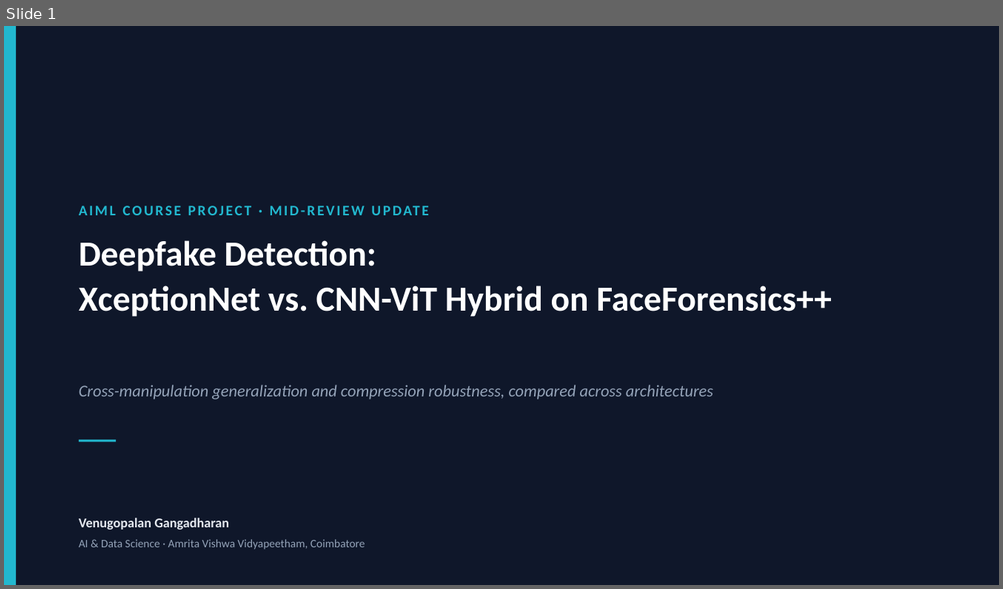
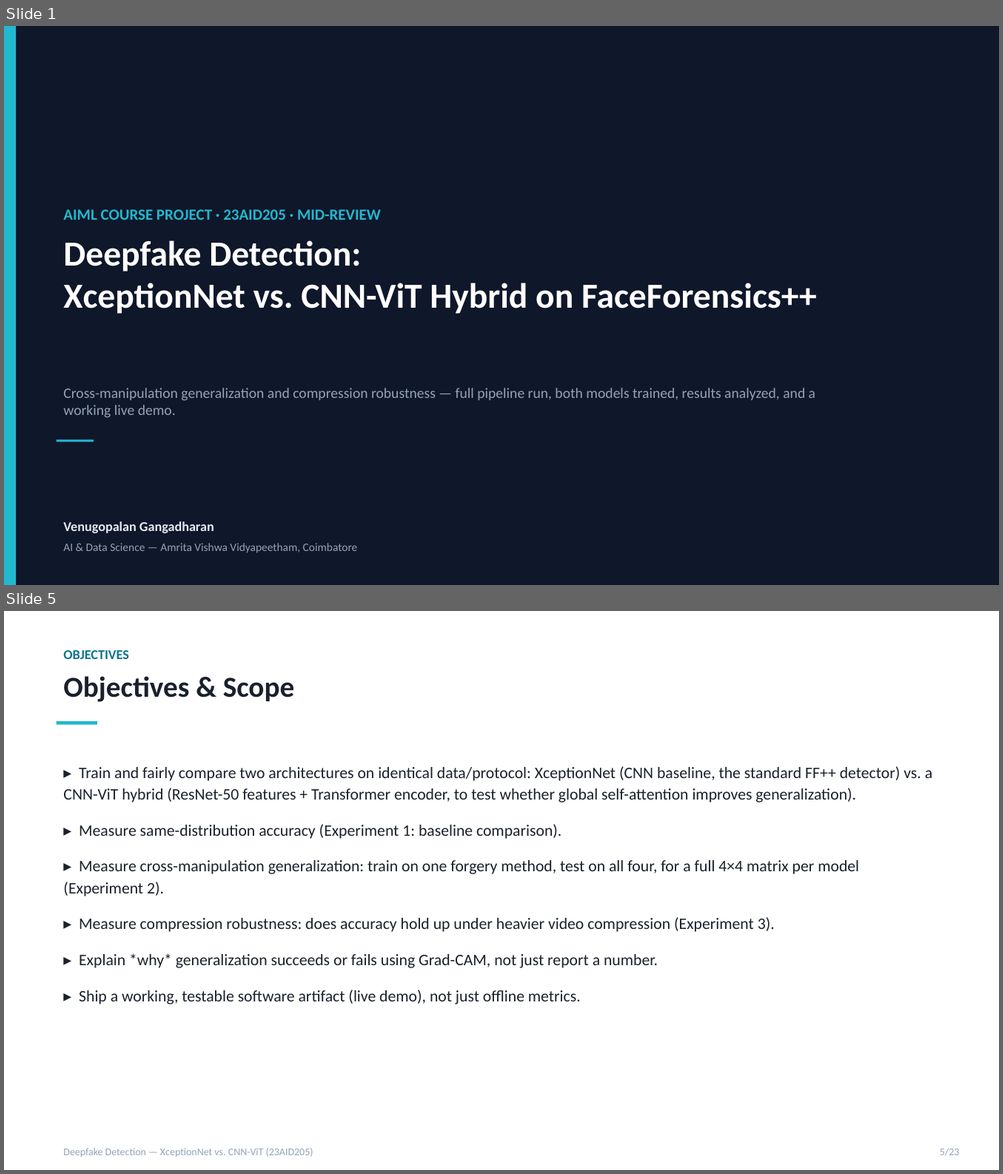
Before and after one commit to DUNE-ODYSSEY/deepfake-detection, a slide deck: docs/mid_review_update.pptx. Shown one above the other, each under a label of ours: slide 1 before the commit, slides 1 and 5 after it; the slides between them are not shown. The pictures are 1003x589 and 1003x1174 pixels, drawn with LibreOffice and Linux fonts; fonts in the diff are those of the drawing. Boxes give left, top, right and bottom in pixels: in the first picture for what was removed or moved away, otherwise in the second. Text is boxed around its words. In the diff, an @@ line names an element or a change of style, - is before the commit and + after.

```diff
--- a/docs/mid_review_update.pptx
+++ b/docs/mid_review_update.pptx
@@ slide 5 added at (x1=4, y1=611, x2=999, y2=1170), background #FFFFFF @@
@@ text added at (x1=63, y1=650, x2=129, y2=659), 13 pt, text #0E7490, bold @@
+OBJECTIVES
@@ text added at (x1=63, y1=676, x2=294, y2=702), 28 pt, text #1A202C, bold @@
+Objectives & Scope
@@ rectangle added at (x1=57, y1=721, x2=97, y2=724), fill #22B8CF @@
@@ text added at (x1=63, y1=766, x2=932, y2=1005), 15.5 pt, text #1A202C @@
+▸ Train and fairly compare two architectures on identical data/protocol: XceptionNet (CNN baseline, the standard FF++ detector) vs. a CNN-ViT hybrid (ResNet-50 features + Transformer encoder, to test whether global self-attention improves generalization).
+▸ Measure same-distribution accuracy (Experiment 1: baseline comparison).
+▸ Measure cross-manipulation generalization: train on one forgery method, test on all four, for a full 4×4 matrix per model (Experiment 2).
+▸ Measure compression robustness: does accuracy hold up under heavier video compression (Experiment 3).
+▸ Explain *why* generalization succeeds or fails using Grad-CAM, not just report a number.
+▸ Ship a working, testable software artifact (live demo), not just offline metrics.
@@ text added at (x1=63, y1=1148, x2=313, y2=1157), 10 pt, text #94A3B8 @@
+Deepfake Detection — XceptionNet vs. CNN-ViT (23AID205)
@@ text added at (x1=939, y1=1148, x2=959, y2=1156), 10 pt, text #94A3B8 @@
+5/23
@@ slide 1 changed as well @@
@@ text at (x1=63, y1=210, x2=381, y2=220): text changed; size 14 to 15 pt @@
-AIML COURSE PROJECT · MID-REVIEW UPDATE
+AIML COURSE PROJECT · 23AID205 · MID-REVIEW
@@ text "Deepfake Detection:" at (x1=63, y1=241, x2=817, y2=314): line spacing 1.08 to 1 @@
@@ text at (x1=63, y1=388, x2=815, y2=418): text changed; size 16 to 14 pt; italic off @@
-Cross-manipulation generalization and compression robustness, compared across architectures
+Cross-manipulation generalization and compression robustness — full pipeline run, both models trained, results analyzed, and a working live demo.
@@ 2 texts, 1 rectangle moved together from (x1=79, y1=241, x2=831, y2=530) to (x1=57, y1=241, x2=817, y2=534) @@
@@ text at (x1=63, y1=543, x2=358, y2=554): text changed @@
-AI & Data Science · Amrita Vishwa Vidyapeetham, Coimbatore
+AI & Data Science — Amrita Vishwa Vidyapeetham, Coimbatore
```
Also in this commit, not shown: 1 other slide changed, 20 other slides added, 7 slides removed, 1 other file.
